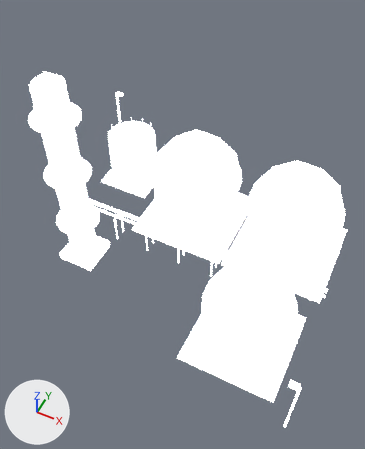
Before and after pictures for a commit that changed the FBX model Assets/Chopper/Art/City/City04/Models/Ind_Spheres_V6.fbx.
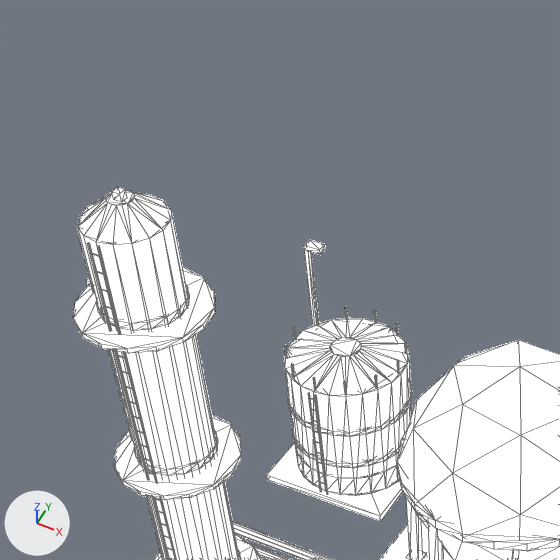
Each version appears first whole from a 50 mm camera at (22.1, -45.0, 62.6) aimed at (2.4, -5.7, 13.4), and next in a close-up on the part from 0% to 58% of the width and 0% to 47% of the height. Every picture has the same lights, and +X, +Y and +Z are marked at lower left. The older version's two pictures come first. The close-ups show mesh edges as thin lines. Objects named as collision shapes, trigger or cutter boxes, shadow casters or lower levels of detail are left out. Where no turn or scale is listed for an object, it has been applied to the vertices.

Names of what the first close-up shows: 'Ind_Spheres_V6_LOD0'.
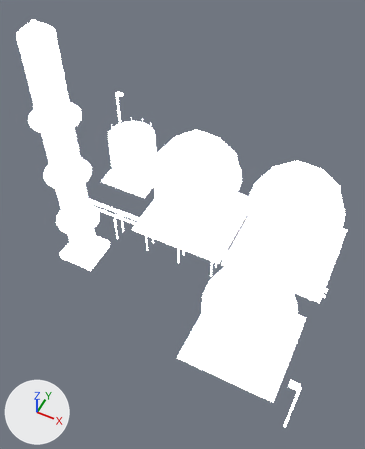
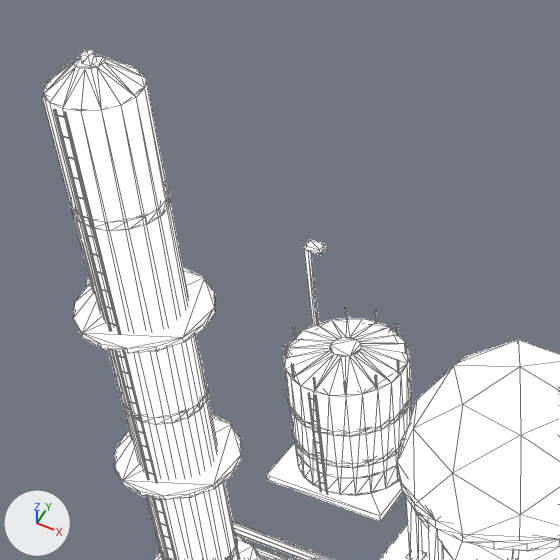
Pixel boxes [x1, y1, x2, y2] of what changed, in the close-ups (560 x 560 px; the box of a moved part takes in the faces that stretch with it):
'Ind_Spheres_V6_LOD0', reshaped: before [73, 187, 560, 560]; after [43, 50, 560, 560]
part 1 of me_ind_spheres_v6_lod0_001, moved or reshaped (mostly hidden before): before [238, 551, 241, 560]; after [161, 533, 237, 560]
part 2 of me_ind_spheres_v6_lod0_001, moved or reshaped: before [134, 432, 218, 476]; after [121, 380, 208, 425]
part 3 of me_ind_spheres_v6_lod0_001, moved or reshaped: before [97, 285, 189, 331]; after [71, 186, 170, 231]
part 4 of me_ind_spheres_v6_lod0_001, moved or reshaped: before [112, 187, 127, 201]; after [80, 50, 97, 65]
part 5 of me_ind_spheres_v6_lod0_001, moved or reshaped: before [76, 190, 239, 560]; after [43, 55, 240, 560]

Diff of the bpy script that builds the scene:
```diff
--- a/Assets/Chopper/Art/City/City04/Models/Ind_Spheres_V6.fbx.py
+++ b/Assets/Chopper/Art/City/City04/Models/Ind_Spheres_V6.fbx.py
@@ me_ind_spheres_v6_lod0_001 @@
 # used by ob_ind_spheres_v6_lod0; location = (0.0, 0.0, 0.0)
-me_ind_spheres_v6_lod0_001.from_pydata(...)  # 1900 vertices, 3200 faces; spans x -23.1..23.1, y -19.4..19.4, z 0.0..31.9
+me_ind_spheres_v6_lod0_001.from_pydata(...)  # 1956 vertices, 3284 faces; spans x -23.1..23.1, y -19.4..19.4, z 0.0..37.8
+# me_ind_spheres_v6_lod0_001 part 1: the loose piece of 32 vertices spanning x -16.1..-11.9, y -9.1..-4.9, z 8.5..8.9 is moved by (0.0, 0.0, 1.5)
+# me_ind_spheres_v6_lod0_001 part 2: the loose piece of 32 vertices spanning x -16.1..-11.9, y -9.1..-4.9, z 17.3..17.7 is moved by (0.0, 0.0, 3.3)
+# me_ind_spheres_v6_lod0_001 part 3: the loose piece of 32 vertices spanning x -16.1..-11.9, y -9.1..-4.9, z 26.1..26.5 is moved by (0.0, 0.0, 5.1)
+# me_ind_spheres_v6_lod0_001 part 4: the loose piece of 8 vertices spanning x -14.2..-13.8, y -7.2..-6.8, z 31.5..31.9 is moved by (0.0, 0.0, 6.0)
+# me_ind_spheres_v6_lod0_001 part 5
+# 62 vertices in x -16.9..-12.0, y -9.2..-5.0, z 29.2..31.5 move by (0.0, 0.0, 6.0)
+# other edits to the shape of me_ind_spheres_v6_lod0_001 do not show in these pictures
 me_ind_spheres_v6_lod0_001.materials.append(mat_city04_kit)
```
